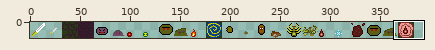
Two states of a sprite sheet, assets/spritesheet.png. The picture above shows the old version from afar; the outline marks the close-up.
Close-up. Earlier state:
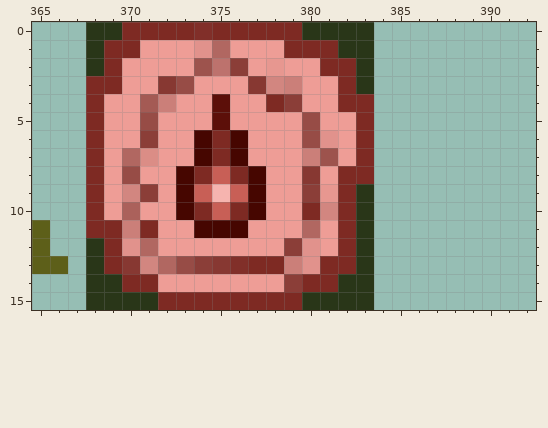
The file is 512x16 pixels. Pixels under 10% opacity are left out. Colours within 5 levels of each other are drawn and written as one. Shown: x 365..392, y 0..15. The wide view leaves out empty margins. The commit also changed other parts of the picture, which this record leaves out.
After:
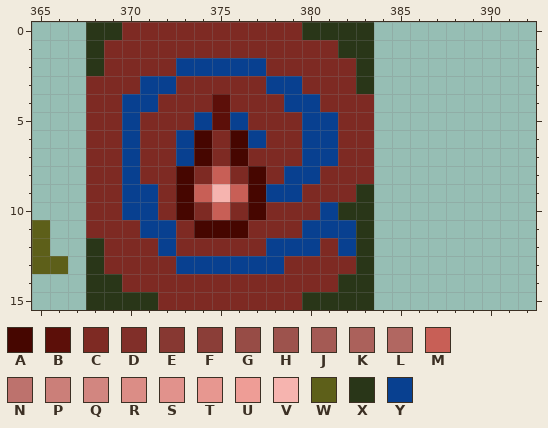
Palette (. is transparent): A #460600  B #5c0f09  C #7e2a23  D #812f29  E #873832  F #8b3e38  G #974c46  H #9d534d  J #a45a54  K #ab615b  L #b16761  M #c85f56  N #bd726d  P #cb7f79  Q #d28680  R #db8d86  S #e1928c  T #e79790  U #ee9d96  V #f6b4af  W #5d5f19  X #293618  Y #084090
Difference:
{"y":0,"x":374,"old":"D","new":"C"}
{"y":1,"x":371,"old":"UUUSLUUU","new":"CCCCCCCC"}
{"y":2,"x":370,"old":"UUUUHNFUTUU","new":"CCCYYYYYCCC"}
{"y":3,"x":370,"old":"UUEGUUUEQPUU","new":"CYYCCCCCYYCC"}
{"y":4,"x":369,"old":"UUJPUU","new":"CYYCCC"}
{"y":4,"x":376,"old":"UU","new":"CC"}
{"y":4,"x":379,"old":"FUU","new":"YYC"}
{"y":5,"x":369,"old":"UUGUUU","new":"CYCCCY"}
{"y":5,"x":376,"old":"UUUUGUU","new":"YCCCYYC"}
{"y":6,"x":369,"old":"UUFUU","new":"CYCCY"}
{"y":6,"x":377,"old":"UUUGSU","new":"YCCYYC"}
{"y":7,"x":369,"old":"ULRUU","new":"CYCCY"}
{"y":7,"x":377,"old":"UUUPHU","new":"CCCYYC"}
{"y":8,"x":369,"old":"UGUU","new":"CYCC"}
{"y":8,"x":378,"old":"UUEU","new":"CYYC"}
{"y":9,"x":369,"old":"UQFU","new":"CYYC"}
{"y":9,"x":378,"old":"UUFT","new":"YYCC"}
{"y":10,"x":369,"old":"UKUU","new":"CYYC"}
{"y":10,"x":378,"old":"UU","new":"CC"}
{"y":10,"x":381,"old":"QC","new":"YX"}
{"y":11,"x":370,"old":"PCUU","new":"CYYC"}
{"y":11,"x":377,"old":"UUULUC","new":"CCCYYY"}
{"y":12,"x":370,"old":"SLUUUUUUUFSUC","new":"CCYCCCCCYYYCY"}
{"y":13,"x":370,"old":"EQLGFEDCCPS","new":"CCCYYYYYYCC"}
{"y":14,"x":372,"old":"UUUUUUUF","new":"CCCCCCCC"}
{"label":"changed","picture_box":[104,22,356,292]}
